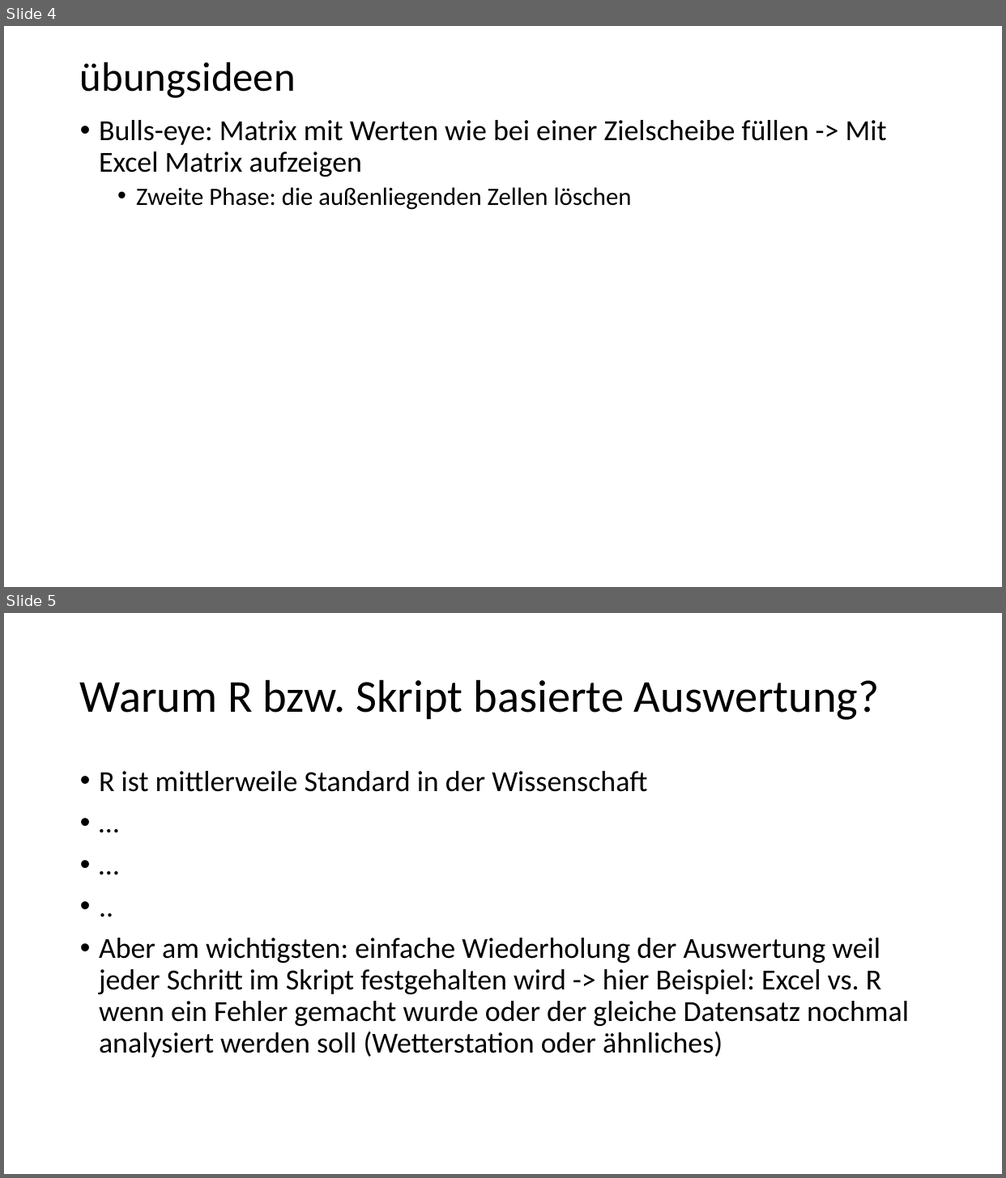
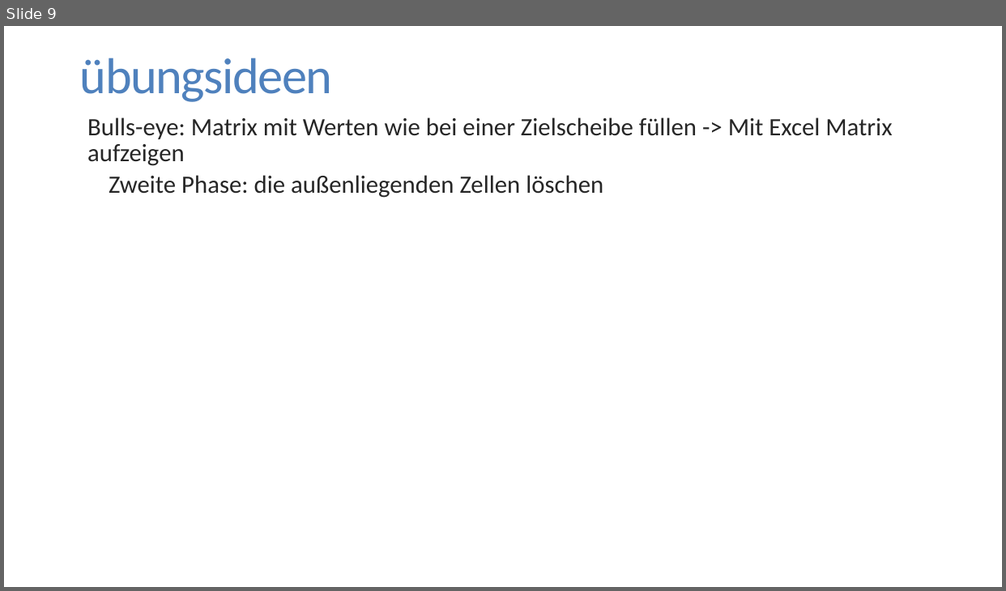
Before and after one commit to FlorianKeppeler/RKurs, a slide deck: Einführung in R.pptx. Shown one above the other, each under a label of ours: slides 4 and 5 before the commit, slide 9 after it. The pictures are 1006x1178 and 1006x591 pixels, drawn with LibreOffice and Linux fonts; fonts in the diff are those of the drawing. Boxes give left, top, right and bottom in pixels: in the first picture for what was removed or moved away, otherwise in the second. Text is boxed around its words. In the diff, an @@ line names an element or a change of style, - is before the commit and + after.

Commit message:
An PowerPoint Design verändert und Inhalte aufbereitet

```diff
--- a/Einführung in R.pptx
+++ b/Einführung in R.pptx
@@ slide 5 removed at (4, 613, 1002, 1174), background #FFFFFF @@
@@ title removed at (80, 679, 880, 720) @@
-Warum R bzw. Skript basierte Auswertung?
@@ text removed at (99, 771, 909, 1058) @@
-• R ist mittlerweile Standard in der Wissenschaft
-• …
-• …
-• ..
-• Aber am wichtigsten: einfache Wiederholung der Auswertung weil jeder Schritt im Skript festgehalten wird -> hier Beispiel: Excel vs. R wenn ein Fehler gemacht wurde oder der gleiche Datensatz nochmal analysiert werden soll (Wetterstation oder ähnliches)
@@ what was slide 4 is now slide 9 @@
@@ slide 9 changed as well @@
@@ title "übungsideen" at (80, 58, 332, 102): size 39.6 to 48.6 pt, text colour #000000 to #4F81BD, letter spacing 0 to -1.2 pt; line spacing 0.9 to 0.85 @@
@@ text "Bulls-eye: Matrix mit Werten wie ..." at (87, 118, 892, 198): size 28 to 24 pt in "Bulls-eye: Matrix mit Werten wie bei einer ..."; text colour #000000 to #262626; bullet • to  ; line spacing 0.9 to 0.85; more space between paragraphs @@
```
Also in this commit, not shown: 12 other slides changed, 4 slides added.
